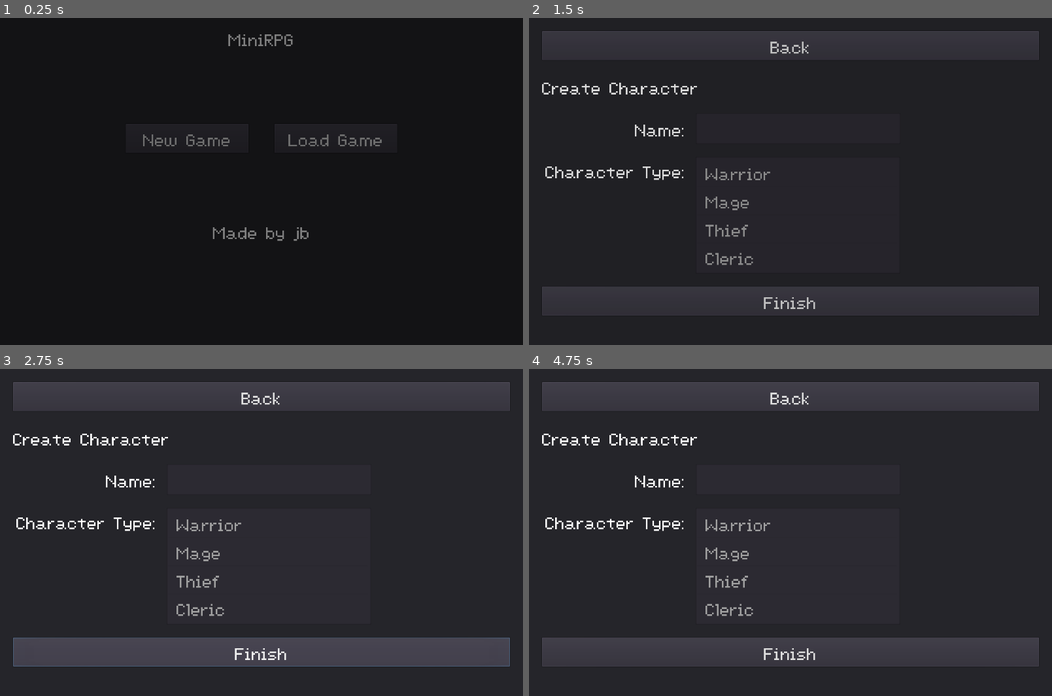
Above: before the commit, frames 1-4 (two rows, left to right).
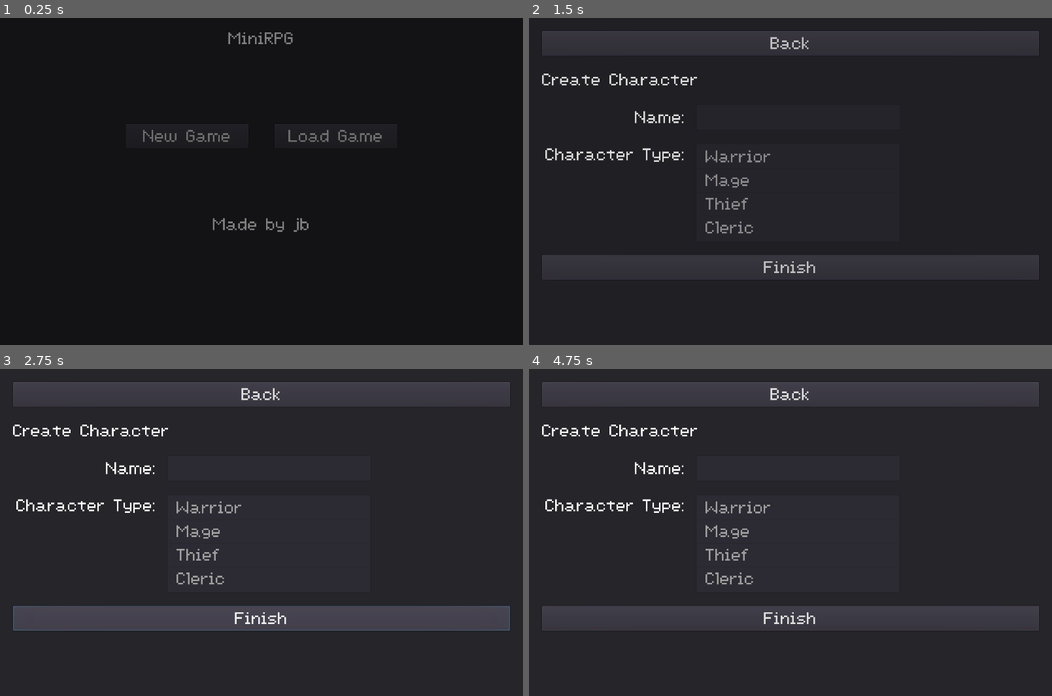
Above: after the commit, the same moments.

Repository: majormunky/MiniRPG
Game: Godot game, scene res://scenes/MainMenu.tscn
Same seed, same stepped clock (60 frames per second), same inputs: the game is played once before the commit and once after it.
Inputs:
- Up to frame 1 (0.25 s): no input
- Up to frame 2 (1.5 s): click "New Game" at 0.5 s; hold D (walk_right) from 1.28 s (still down); hold F (inspect) from 1.28 s (still down)
- Up to frame 3 (2.75 s): release D (walk_right) at 2 s; release F (inspect) at 2 s; click "Finish" at 2 s
- Up to frame 4 (4.75 s): click "Back" at 2.75 s; click "New Game" at 3.5 s; hold S (walk_down) from 4.28 s (still down); tap F (inspect) at 4.35 s

The runs differ from the first frame. In frame 1, 1.2% of the frame differs, in the area x 27-73%, y 4-69%; in frame 2, 7.3%; in frame 3, 18%, in the area x 2-98%, y 5-91%; in frame 4, 11%.

Commit message:
Fixed spacing issue on the main theme

Diff:
--- a/assets/MainTheme.tres
+++ b/assets/MainTheme.tres
@@ -6,6 +6,7 @@
 
 [sub_resource type="DynamicFont" id=2]
 size = 64
+extra_spacing_top = -11
 font_data = SubResource( 1 )
 
 [resource]
